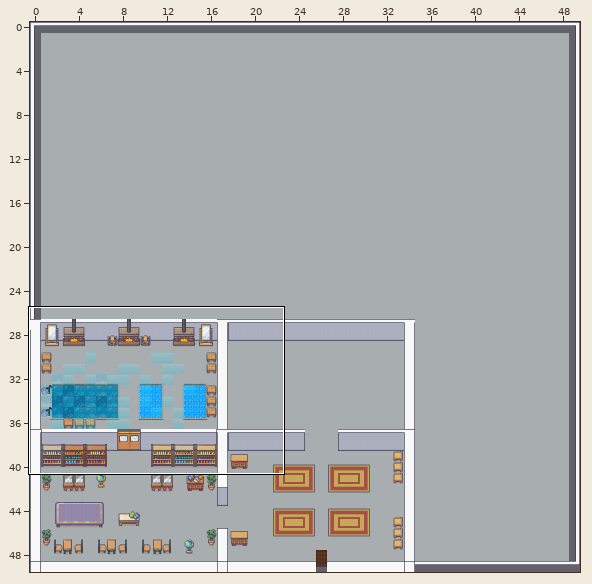
Two states of a Tiled map, haus/haus.tmx. The picture above shows the old version from afar; the outline marks the close-up.
Close-up. Before the edit:
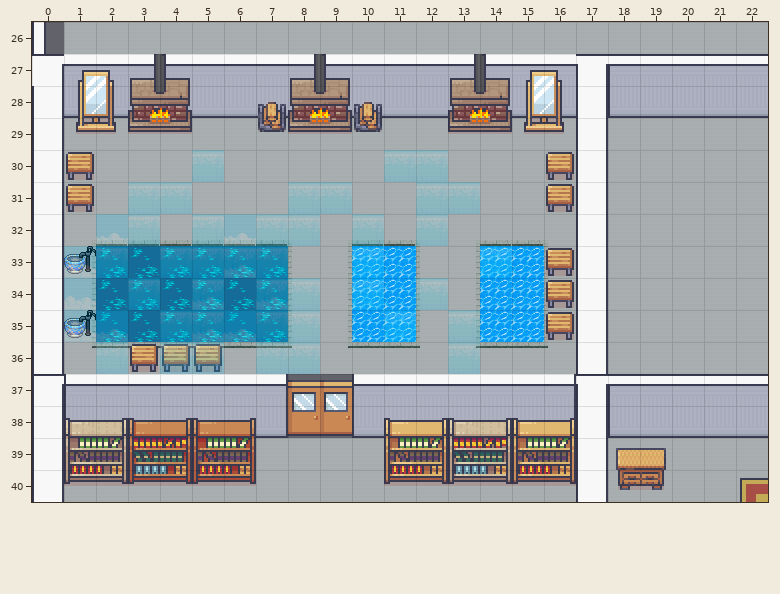
Cells are 32x32 px. Shown: x 0..22, y 26..40.
The result:
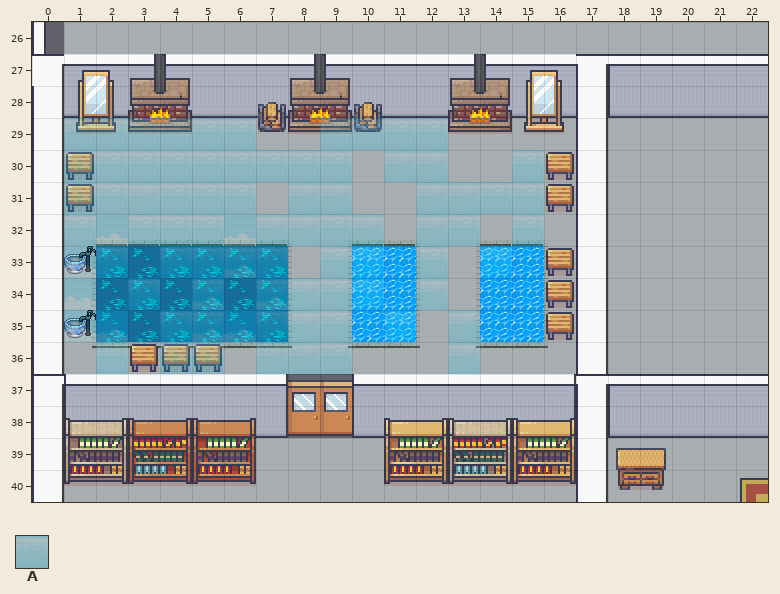
Key: from "32x32_map_tilev31": A 391.
_ is an empty cell, . an unchanged one.
See-through tiles are keyed as they look on the map.
Changes in this commit:
--- layer "interior+1-0.25"
@@ x 1..15 @@
-29 ______..____...
-30 ____.____....._
-31 __..__.......__
-32 _.._...._..._._
-33 ........_.._...
-34 ........_......
-35 ........_......
-36 ........_......
+29 AAAAAA..AAAA...
+30 AAAA.AAAA.....A
+31 AA..AA.......AA
+32 A..A....A...A.A
+33 ........A..A...
+34 ........A......
+35 ........A......
+36 ........A......
